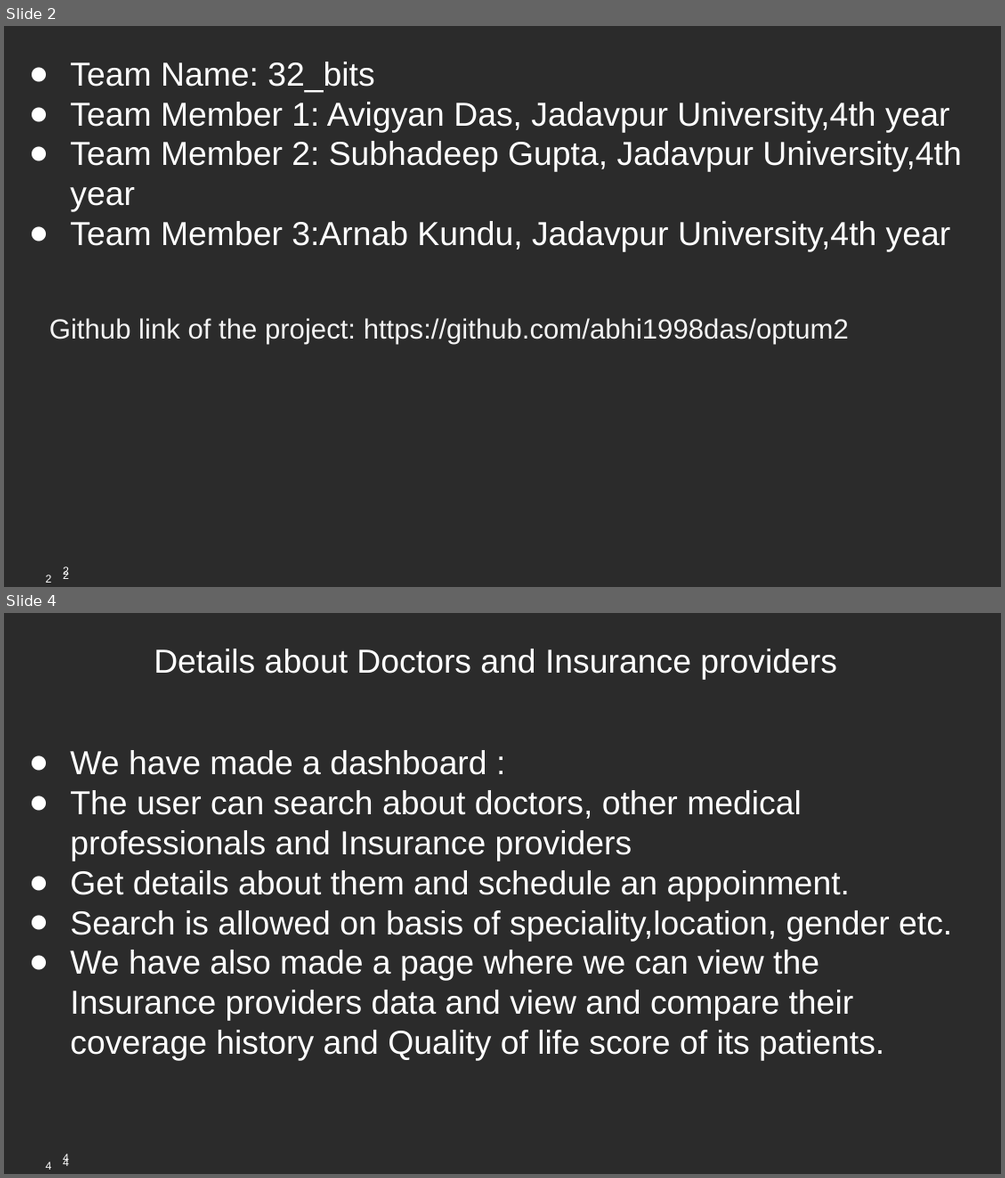
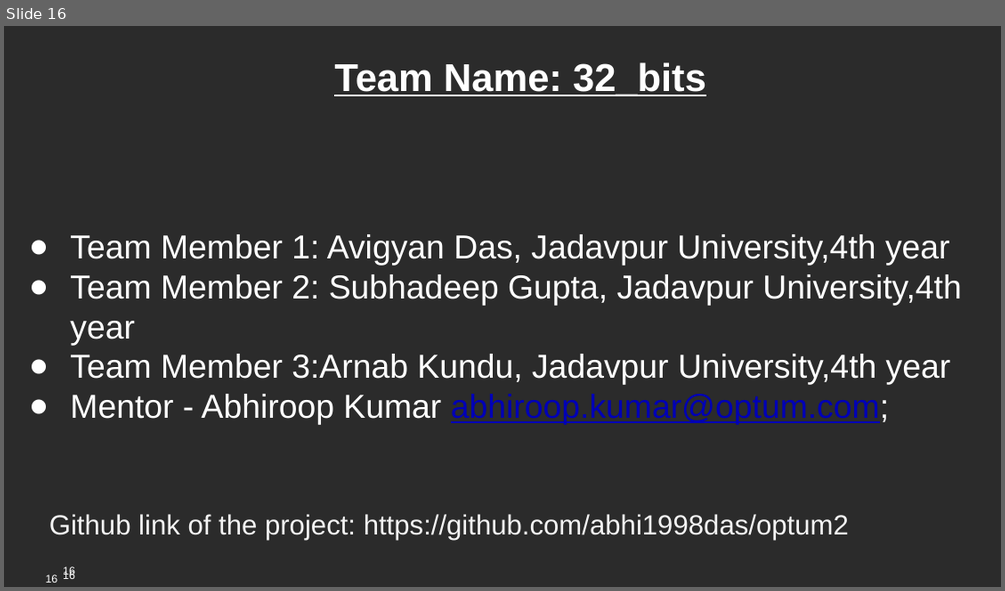
Before and after one commit to abhi1998das/optum2, a slide deck: PPT/Jadavpur_university_Team 32_bits.pptx. Shown one above the other, each under a label of ours: slides 2 and 4 before the commit, slide 16 after it; the slides between them are not shown. The pictures are 1005x1178 and 1005x591 pixels, drawn with LibreOffice and Linux fonts; fonts in the diff are those of the drawing; background and template pictures are left out; a plain dark background stands for a picture behind light text. Boxes give left, top, right and bottom in pixels: in the first picture for what was removed or moved away, otherwise in the second. Text is boxed around its words. In the diff, an @@ line names an element or a change of style, - is before the commit and + after.

```diff
--- a/PPT/Jadavpur_university_Team 32_bits.pptx
+++ b/PPT/Jadavpur_university_Team 32_bits.pptx
@@ slide 4 removed at [4,613,1001,1174], background picture (left out); not listed: 3 template elements that a slide beside it also shows @@
@@ text removed at [70,649,952,1061] @@
-Details about Doctors and Insurance providers
-● We have made a dashboard :
-● The user can search about doctors, other medical professionals and Insurance providers
-● Get details about them and schedule an appoinment.
-● Search is allowed on basis of speciality,location, gender etc.
-● We have also made a page where we can view the Insurance providers data and view and compare their coverage history and Quality of life score of its patients.
@@ what was slide 2 is now slide 16 @@
@@ slide 16 changed as well @@
@@ text at [70,62,950,265]: size 24 to 28 pt, bold on, underline on in "Team Name: 32_bits"; alignment left to centre; bullet ● to none; more space between paragraphs @@
@@ text at [70,394,889,425]: paragraph added @@
+● Mentor - Abhiroop Kumar abhiroop.kumar@optum.com;
@@ text "Github link of the project: ...": place and size @@
-text "Github link of the project: ..." at [49,318,849,344]
+text "Github link of the project: ..." at [49,514,849,540]
@@ page number at [46,574,58,582]: text changed @@
-2
+16
@@ page number at [63,566,75,577]: text changed @@
-2
+16
@@ page number at [63,570,75,579]: text changed @@
-2
+16
```
Also in this commit, not shown: 4 other slides changed, 11 slides added, 2 other slides removed, 1 other file.
